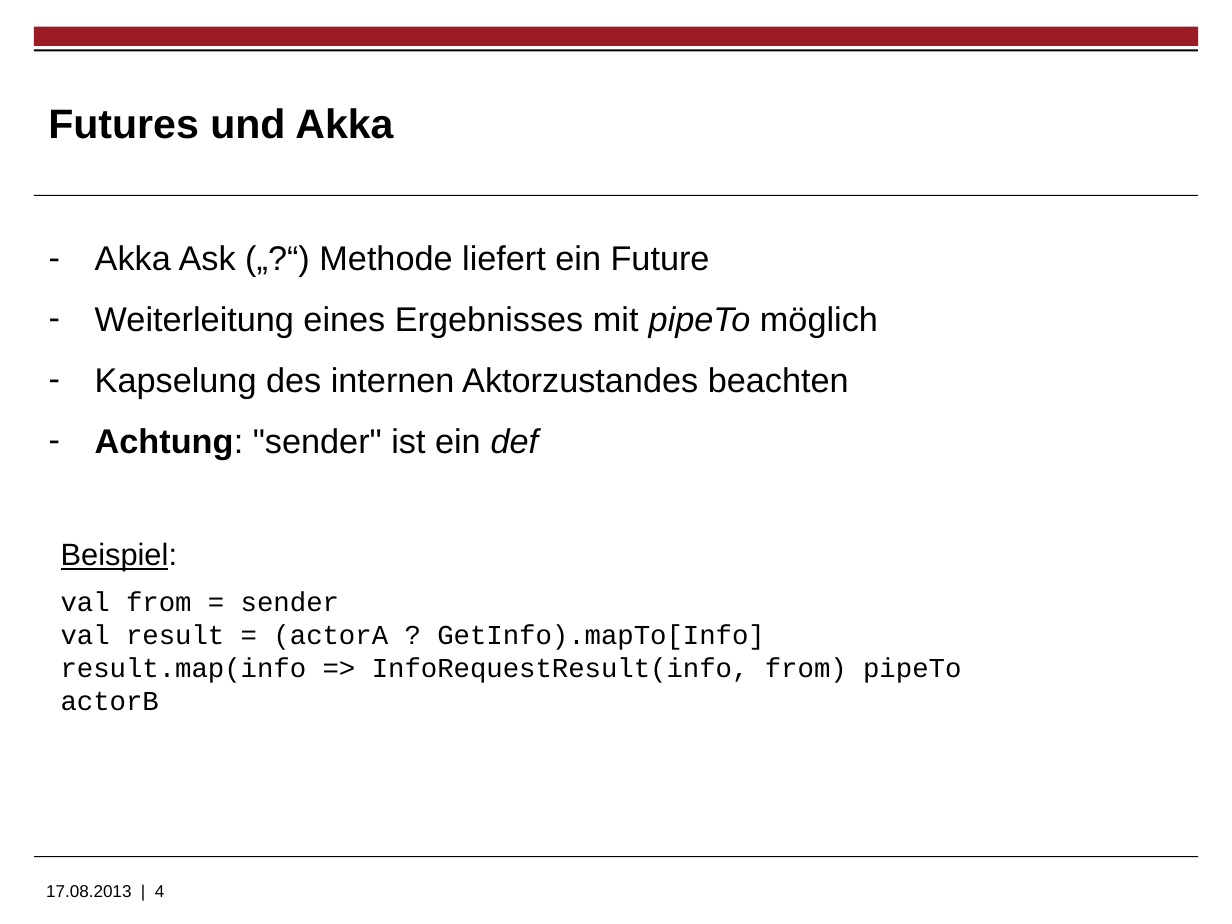
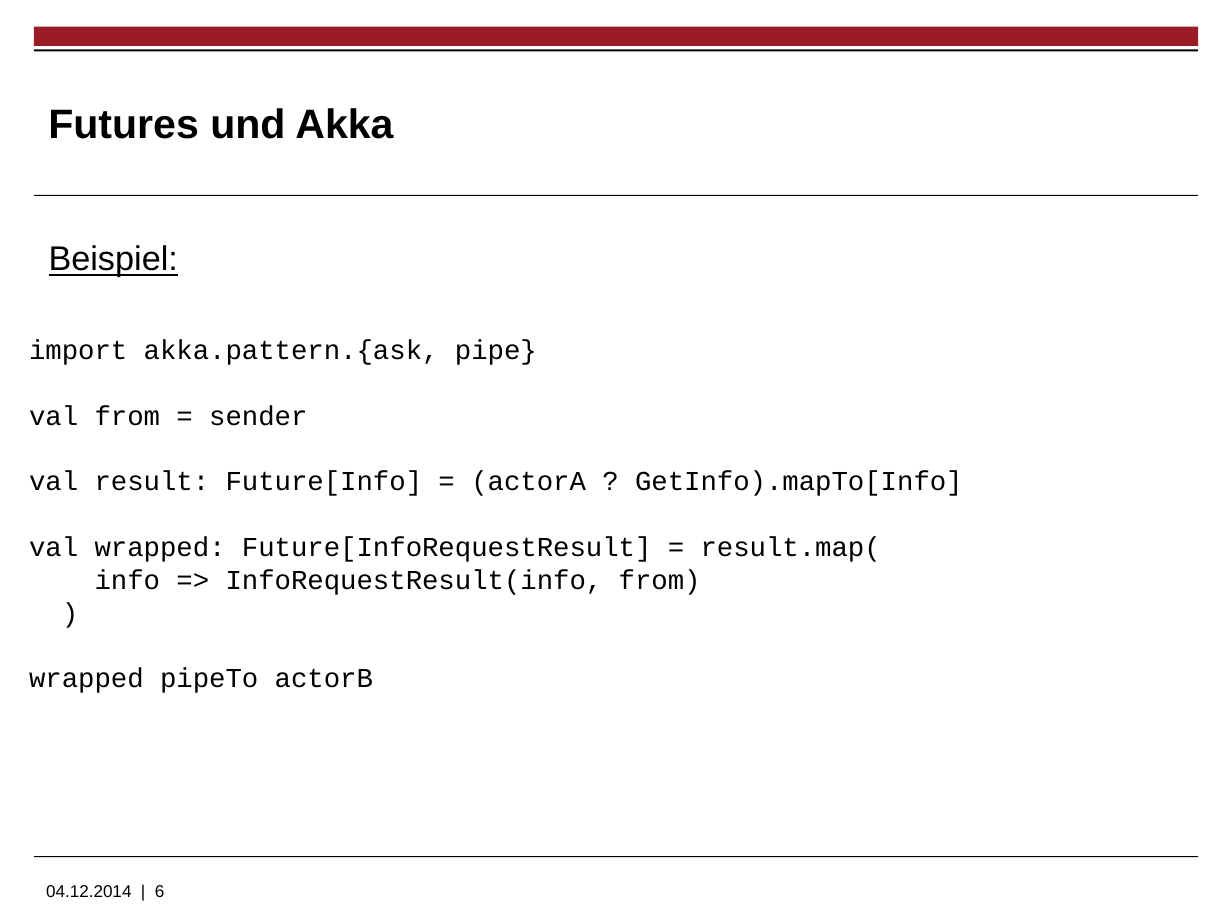
Before and after one commit to LittleCherry722/ServiceHost, a slide deck: slide 6 of Praesentationen/Futures und Routing.pptx (slide 4 before the commit). Drawn at 1232x924 pixels with LibreOffice and Linux fonts; fonts in the diff are those of the drawing; background and template pictures are left out. Boxes give left, top, right and bottom in pixels: in the first picture for what was removed or moved away, otherwise in the second. Text is boxed around its words. In the diff, an @@ line names an element or a change of style, - is before the commit and + after.

Commit message:
Update Future slides

```diff
--- a/Praesentationen/Futures und Routing.pptx
+++ b/Praesentationen/Futures und Routing.pptx
@@ text "Beispiel:": place and size @@
-text "Beispiel:" at <box>61,542,177,571</box>
+text "Beispiel:" at <box>49,245,178,277</box>
@@ text "Beispiel:" at <box>49,245,178,277</box>: size 18 to 20 pt; underline on in "Beispiel:"; indent changed; line spacing 1 to 1.3; more space between paragraphs @@
@@ text removed at <box>95,245,878,459</box> @@
-– Akka Ask („?“) Methode liefert ein Future
-– Weiterleitung eines Ergebnisses mit pipeTo möglich
-– Kapselung des internen Aktorzustandes beachten
-– Achtung: "sender" ist ein def
@@ text "import akka.pattern.{ask, pipe}": place and size @@
-text "import akka.pattern.{ask, pipe}" at <box>61,592,961,683</box>
+text "import akka.pattern.{ask, pipe}" at <box>29,340,963,693</box>
@@ text at <box>29,340,537,365</box>: paragraph added @@
+import akka.pattern.{ask, pipe}
@@ text at <box>29,471,963,693</box>: text changed @@
-val result = (actorA ? GetInfo).mapTo[Info]
-result.map(info => InfoRequestResult(info, from) pipeTo actorB
+val result: Future[Info] = (actorA ? GetInfo).mapTo[Info]
+val wrapped: Future[InfoRequestResult] = result.map(
+info => InfoRequestResult(info, from)
+)
+wrapped pipeTo actorB
@@ text at <box>46,885,165,897</box>: text changed @@
-17.08.2013 | 4
+04.12.2014 | 6
```
Also in this commit, not shown: 3 other slides changed, 2 slides added, 1 other file.
